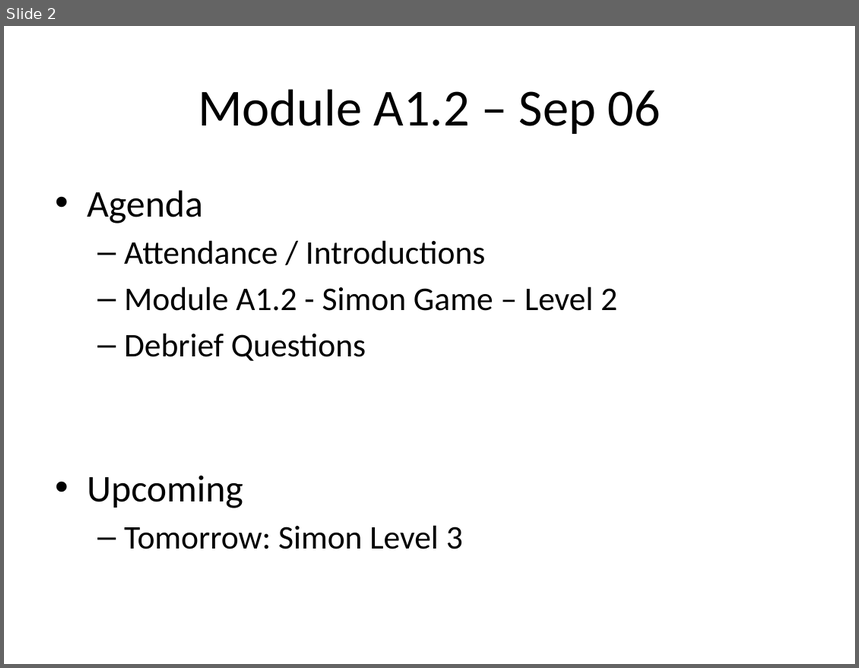
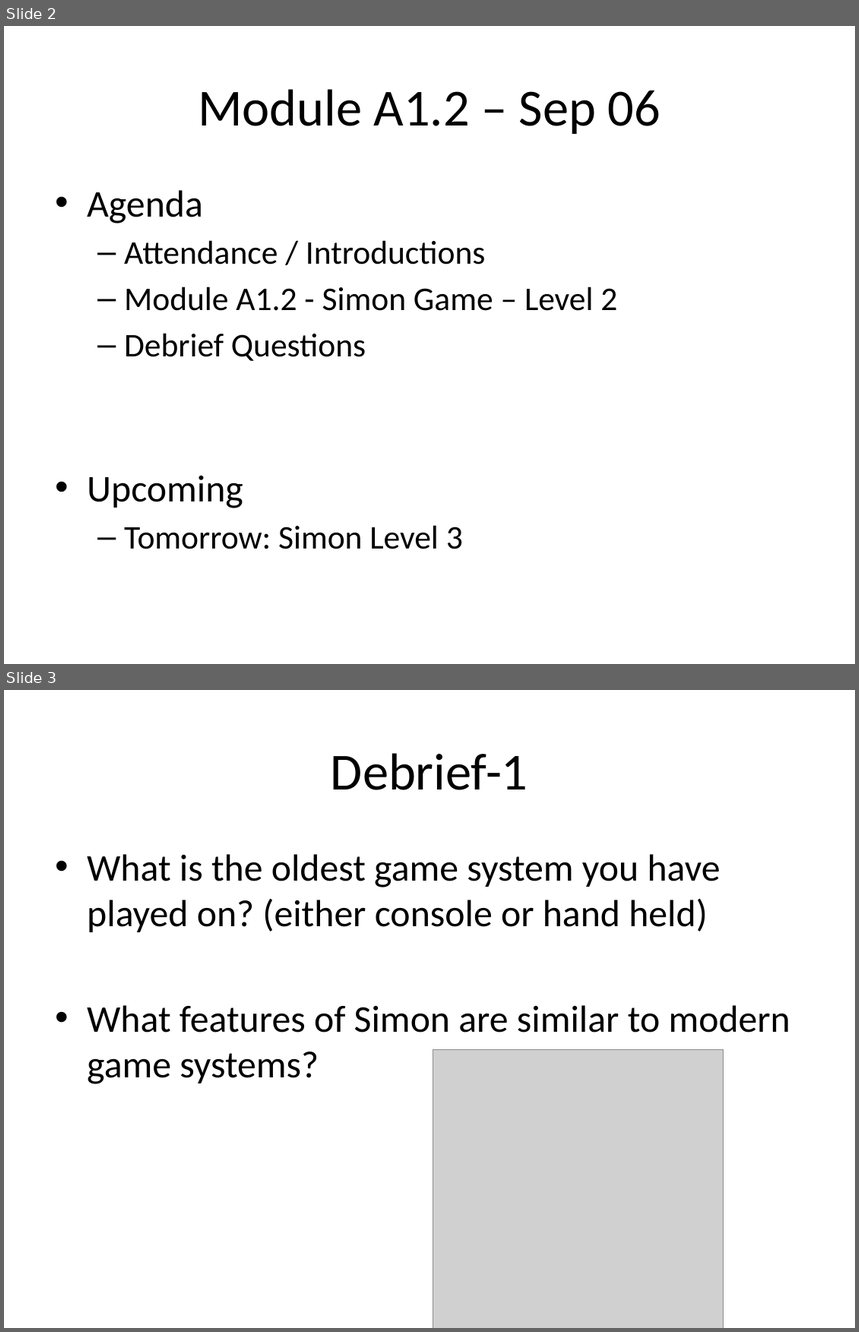
Before and after one commit to optimalcore/ICS2O0, a slide deck: Daily Agendas/Day1.4_Simon2.pptx. Shown one above the other, each under a label of ours: slide 2 before the commit, slides 2 and 3 after it. The pictures are 859x668 and 859x1332 pixels, drawn with LibreOffice and Linux fonts; fonts in the diff are those of the drawing; grey boxes stand for pictures. Boxes give left, top, right and bottom in pixels: in the first picture for what was removed or moved away, otherwise in the second. Text is boxed around its words. In the diff, an @@ line names an element or a change of style, - is before the commit and + after.

```diff
--- a/Daily Agendas/Day1.4_Simon2.pptx
+++ b/Daily Agendas/Day1.4_Simon2.pptx
@@ slide 3 added at <box>4,690,855,1328</box>, background #FFFFFF @@
@@ title added at <box>331,753,528,790</box>, 44 pt, text #000000 @@
+Debrief-1
@@ text added at <box>87,854,791,1084</box>, 32 pt, text #000000 @@
+• What is the oldest game system you have played on? (either console or hand held)
+• What features of Simon are similar to modern game systems?
@@ picture added at <box>433,1049,724,1328</box> @@
```
Also in this commit, not shown: 1 other slide added, 2 other files.
